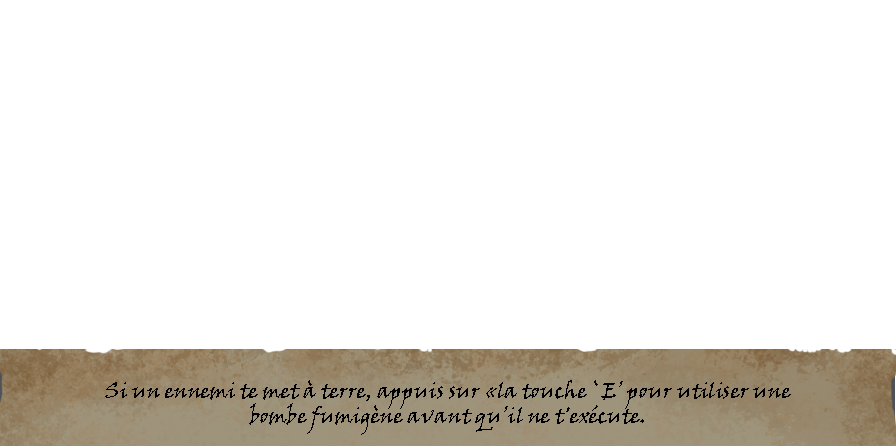
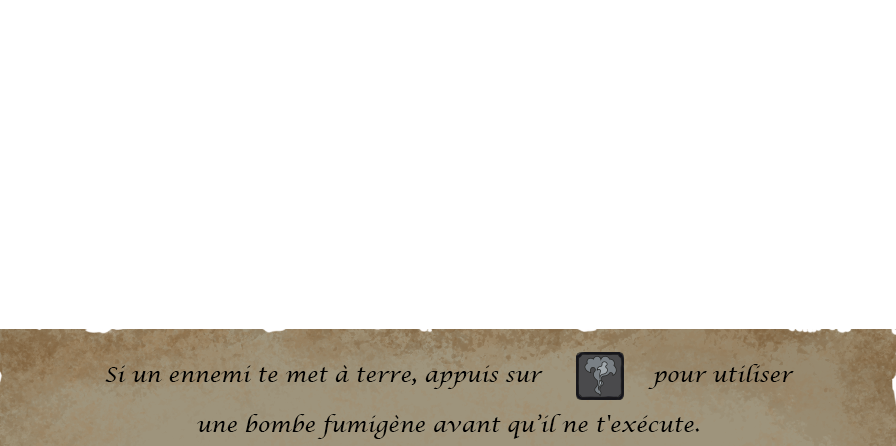
Revision of a layered w=896, h=446 image; what changed, layer by layer:
added group "Version_portable" with 4 layers above "Version_clavier" over left=0, top=329, right=896, bottom=446
added layer "Bouton_fumi" in group "Version_portable" over left=576, top=352, right=624, bottom=400
added layer "Si un ennemi te met à terre, appuis sur pour uti" in group "Version_portable" over left=105, top=364, right=794, bottom=439
added layer "papier_fond" (1st of 2, in "Version_portable") in group "Version_portable" over left=0, top=329, right=896, bottom=446
added group "Version_clavier" with 3 layers above "Arrière-plan" over left=0, top=349, right=896, bottom=446
renamed "Si un ennemi te met à terre, appuis sur «la touche `E’ pour uti" to "Si un ennemi te met à terre, appuis sur la touche `E’ pour util", moved it into group "Version_clavier", painted on it over left=105, top=371, right=791, bottom=435
moved "papier_fond" (2nd of 2, in "Version_clavier") into group "Version_clavier" over left=0, top=349, right=896, bottom=446
hid "Calque 1" (2nd of 2, in "Version_clavier"), moved it into group "Version_clavier" over left=0, top=362, right=895, bottom=446
